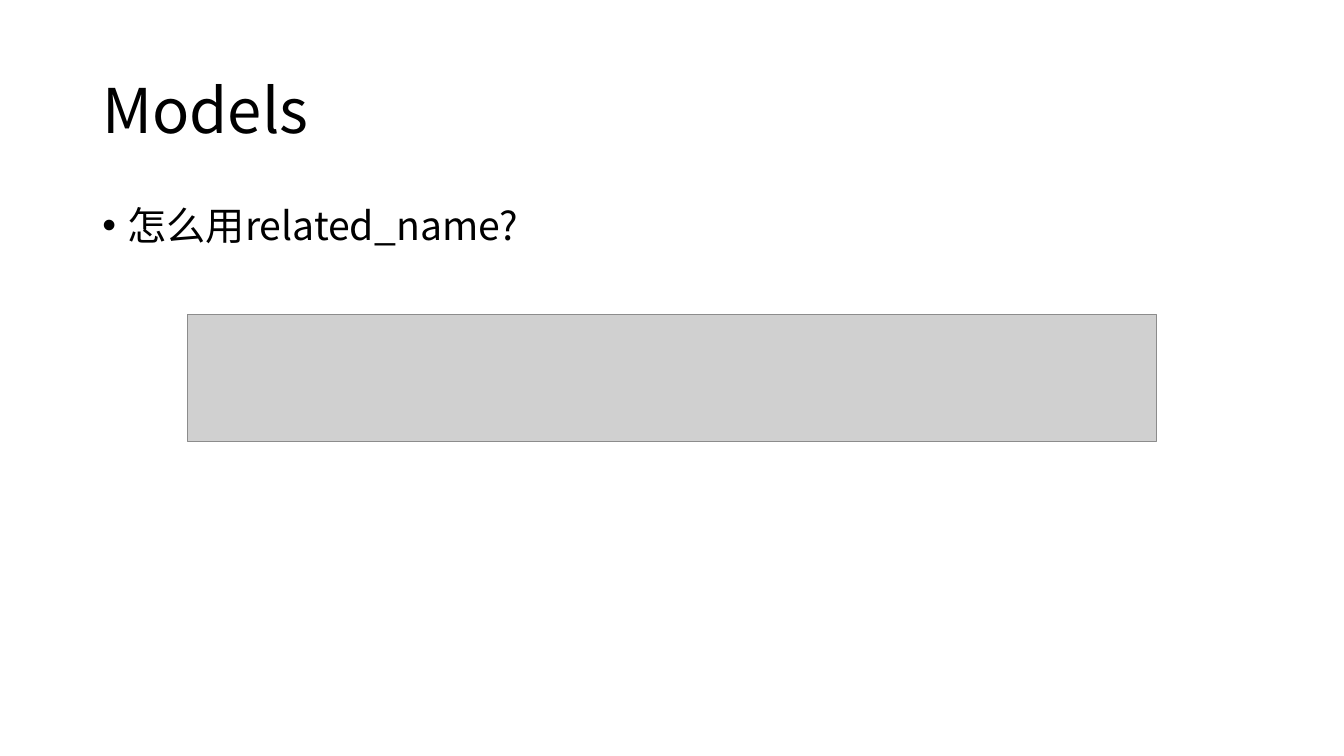
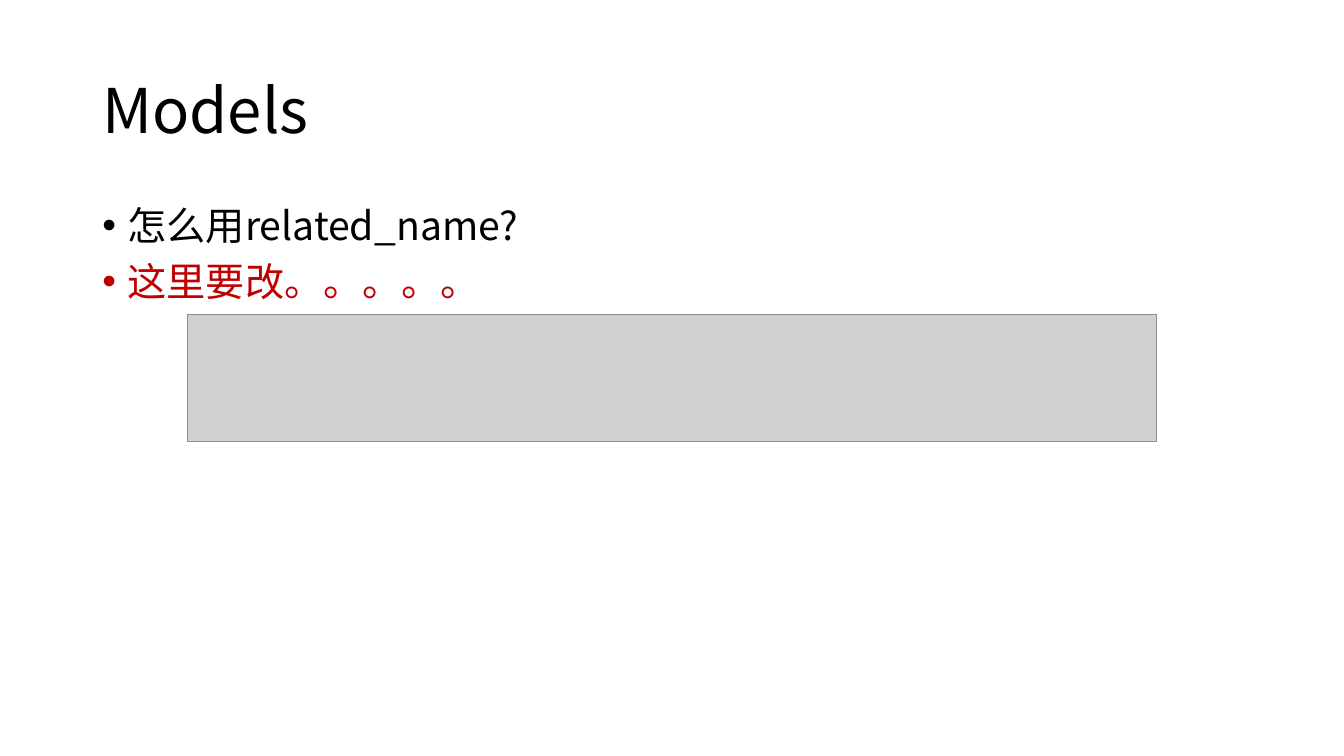
Before and after one commit to renqHIT/DemoQ, a slide deck: slide 11 of Django.pptx. Drawn at 1344x756 pixels with LibreOffice and Linux fonts; fonts in the diff are those of the drawing; grey boxes stand for pictures. Boxes give left, top, right and bottom in pixels: in the first picture for what was removed or moved away, otherwise in the second. Text is boxed around its words. In the diff, an @@ line names an element or a change of style, - is before the commit and + after.

```diff
--- a/Django.pptx
+++ b/Django.pptx
@@ text at <box>128,263,480,299</box>: paragraph added @@
+• 这里要改。。。。。
```
Also in this commit, not shown: 2 other slides changed, 10 slides added, 6 slides removed.
